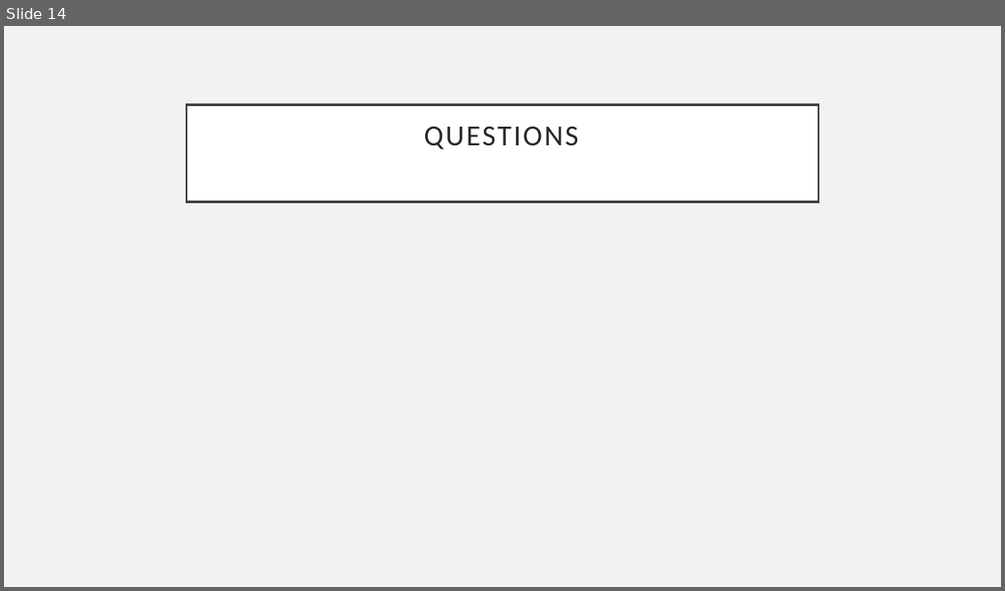
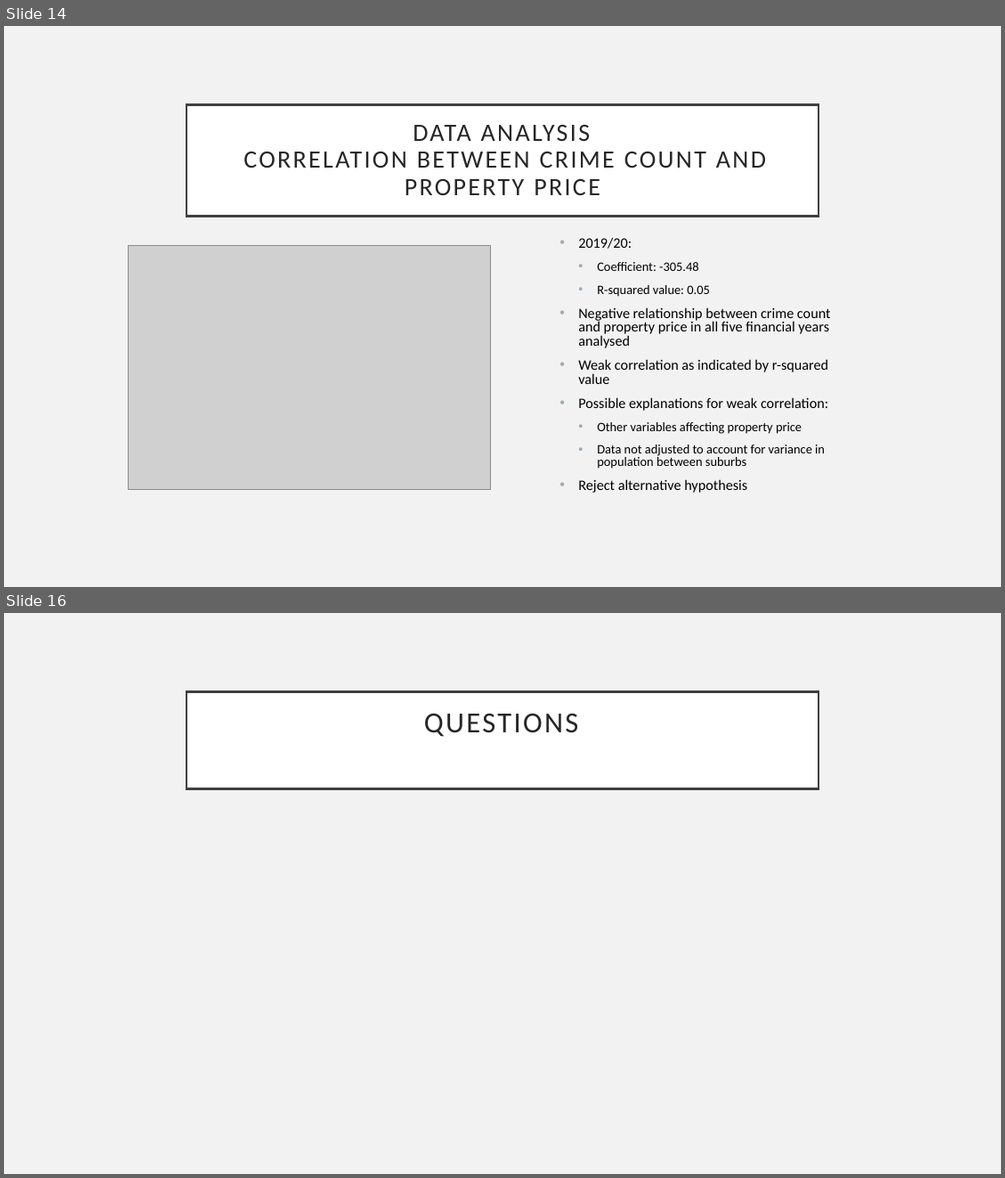
Before and after one commit to Sprettle/Chevrolet-Chilis, a slide deck: Project 1 Presentation.pptx. Shown one above the other, each under a label of ours: slide 14 before the commit, slides 14 and 16 after it; the slides between them are not shown. The pictures are 1005x591 and 1005x1178 pixels, drawn with LibreOffice and Linux fonts; fonts in the diff are those of the drawing; grey boxes stand for pictures. Boxes give left, top, right and bottom in pixels: in the first picture for what was removed or moved away, otherwise in the second. Text is boxed around its words. In the diff, an @@ line names an element or a change of style, - is before the commit and + after.

```diff
--- a/Project 1 Presentation.pptx
+++ b/Project 1 Presentation.pptx
@@ slide 14 added at (4, 26, 1001, 587), background #F2F2F2 @@
@@ title added at (186, 104, 818, 216), fill #FFFFFF, outline #404040 2.5 pt, 24 pt, text #262626 @@
+DATA ANALYSIS
+CORRELATION BETWEEN CRIME COUNT AND PROPERTY PRICE
@@ text added at (578, 238, 831, 492), 13.9 pt, text #000000 @@
+• 2019/20:
+  • Coefficient: -305.48
+  • R-squared value: 0.05
+• Negative relationship between crime count and property price in all five financial years analysed
+• Weak correlation as indicated by r-squared value
+• Possible explanations for weak correlation:
+  • Other variables affecting property price
+  • Data not adjusted to account for variance in population between suburbs
+• Reject alternative hypothesis
@@ picture added at (129, 246, 491, 489) @@
@@ what was slide 14 is now slide 16 @@
```
Also in this commit, not shown: 11 slides changed, 3 other slides added, 2 slides removed.
